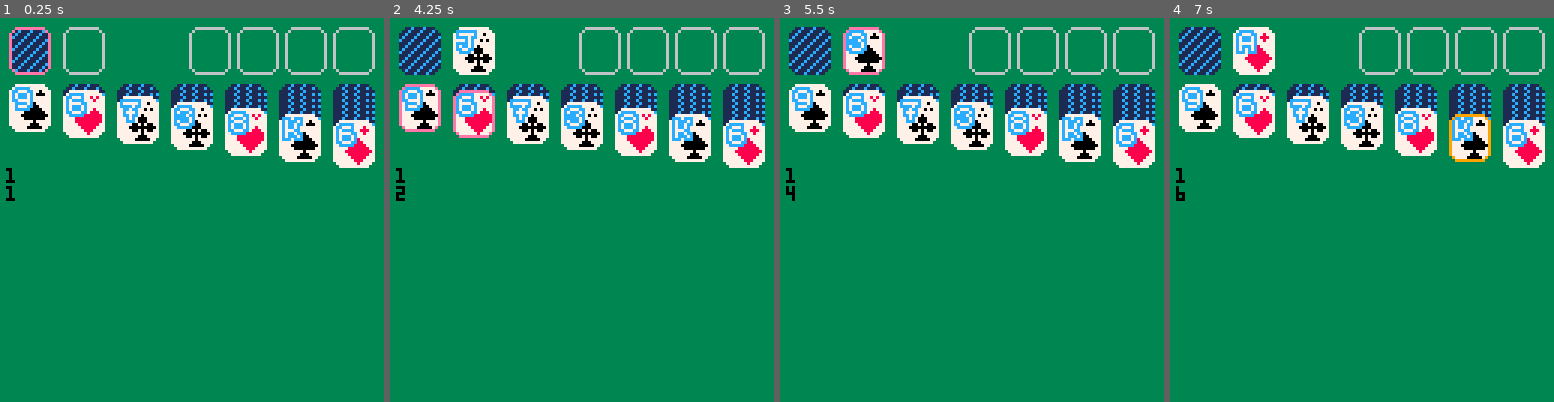
Above: before the commit, frames 1-4 (left to right).
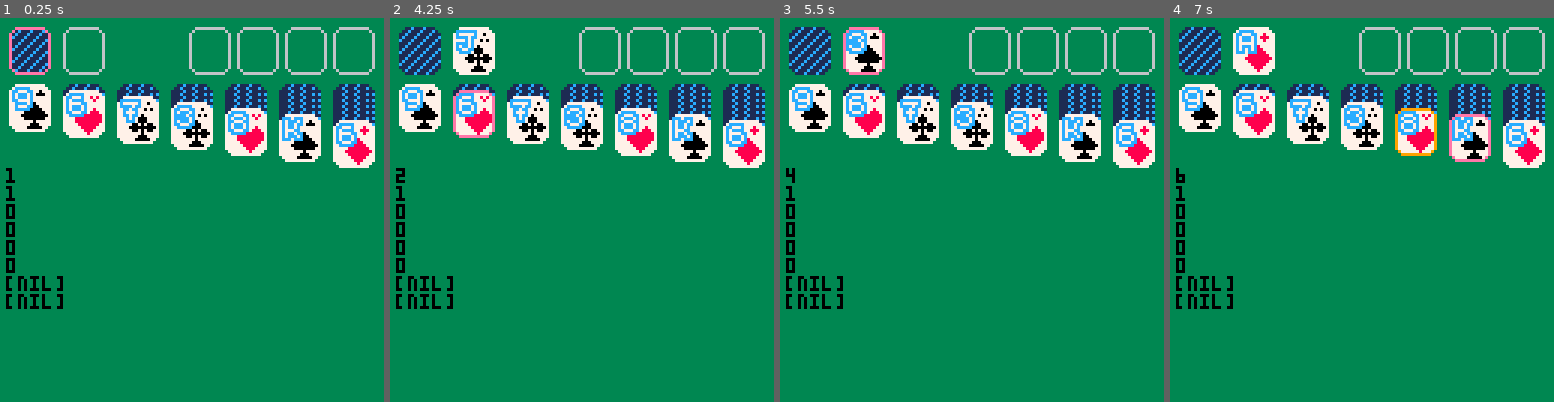
Above: after the commit, the same moments.

Repository: ReidLarson/Klondike
Game: PICO-8 cartridge klondike.p8
Same seed, same stepped clock (60 frames per second), same inputs: the game is played once before the commit and once after it.
Inputs:
- Up to frame 1 (0.25 s): no input
- Up to frame 2 (4.25 s): tap X (X key) at 0.33, 1.07, 1.85, 2.97, 4.08 s; tap O (Z key) at 0.7, 1.7, 2.1, 2.5, 2.9, 3.3, 3.7, 4.1 s; hold Right 1.6-2.1 s; hold Up 2.15-2.42 s; hold Right 2.47-3.03 s; hold Left 3.08-3.58 s; hold Down 3.63-3.97 s; hold Right from 4.02 s (still down)
- Up to frame 3 (5.5 s): tap O (Z key) at 4.5, 4.9, 5.3 s; release Right at 4.68 s; hold Up 4.73-5.03 s; hold Left from 5.08 s (still down); tap X (X key) at 5.2 s
- Up to frame 4 (7 s): release Left at 5.68 s; tap O (Z key) every 0.4 s from 5.7 to 6.9 s; hold Down 5.73-6.03 s; hold Right 6.08-6.58 s; tap X (X key) at 6.32 s; hold Right from 6.63 s (still down)

The runs differ from the first frame. In frame 1, 0.8% of the frame differs, in the area x 1-17%, y 48-76%; in frame 2, 1.2%; in frame 3, 0.9%; in frame 4, 1.5%, in the area x 1-84%, y 23-76%.

Commit message:
Cards can now move to foundations

Diff:
--- a/klondike.p8
+++ b/klondike.p8
@@ -37,8 +37,14 @@
  drawfoundations()
 
  --debug
- print(hoveredxindex,2,56,0)
- print(hoveredyindex,2,50,0)
+ print(hoveredxindex,2,50,0)
+ print(hoveredyindex,2,56,0)
+ print(#foundations[1].cards,2,62,0)
+ print(#foundations[2].cards,2,68,0)
+ print(#foundations[3].cards,2,74,0)
+ print(#foundations[4].cards,2,80,0)
+ print(reserverank,2,86,0)
+ print(reservecount,2,92,0)
 end
 
 function newgame()
@@ -399,11 +405,43 @@
 		  else
 		   checkmovetableau()
 		  end
-		 else
+		 elseif selectedxindex==nil then
 		  flipreserve()
 		 end
-	 end
-	end
+		elseif btnp(❎) then
+		 if selectedxindex~=nil then
+		  deselectcards()
+		 else
+		 	checkmovetofoundation()
+		 end
+	 end
+	end
+end
+
+function checkmovetofoundation()
+ local tableau=tableaus[hoveredxindex]
+ local cardcount=#tableau.cards
+ if cardcount>0 then
+  local cardsuit = tableau.cards[cardcount].suit
+  local cardrank = tableau.cards[cardcount].rank
+  local foundation = foundations[cardsuit]
+  local foundationcount = #foundation.cards
+  --todo change this to a local variable
+  local foundationrank=0
+  if foundationcount>0 then
+   foundationrank=foundation.cards[foundationcount].rank
+  end
+  if cardrank==foundationrank+1 then
+   sfx(0)
+   movetofoundation()
+  end
+ end
+end
+
+function movetofoundation()
+ local card=tableaus[hoveredxindex].cards[#tableaus[hoveredxindex].cards]
+ add(foundations[card.suit].cards,card)
+ del(tableaus[hoveredxindex].cards,card)
 end
 
 function flipstock()
@@ -428,7 +466,7 @@
  local card=reserve.cards[#reserve.cards]
  add(tableaus[hoveredxindex].cards,card)
  del(reserves[hoveredxindex].cards,card)
- hoveredyindex=#tableaus[hoveredxindex].cards
+ hoveredyindex=1
 end
 
 function checkmovetableau()
